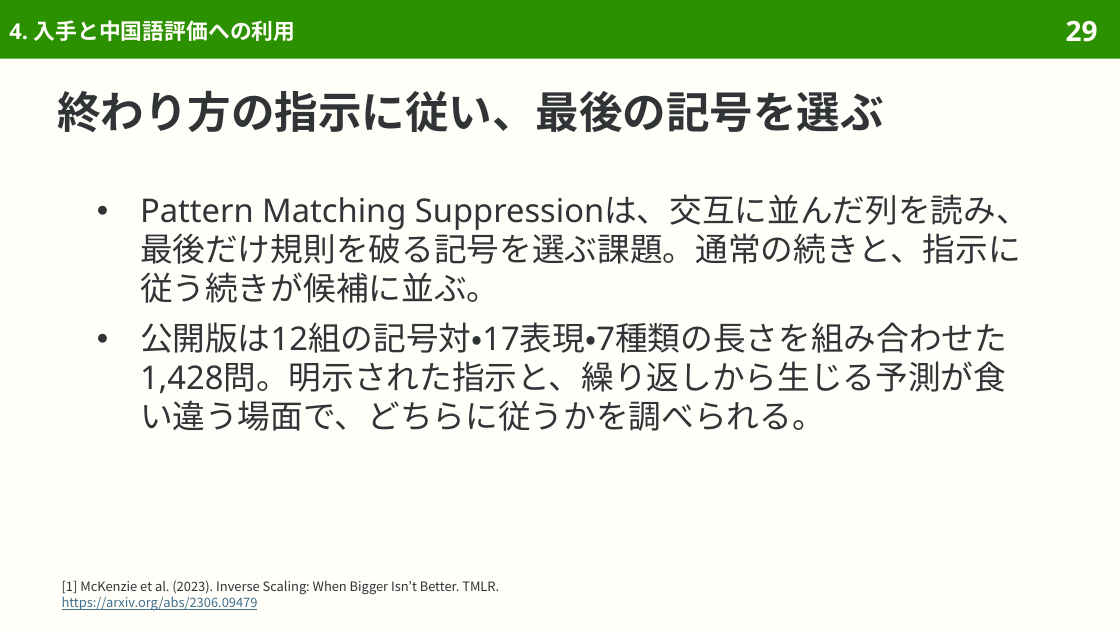
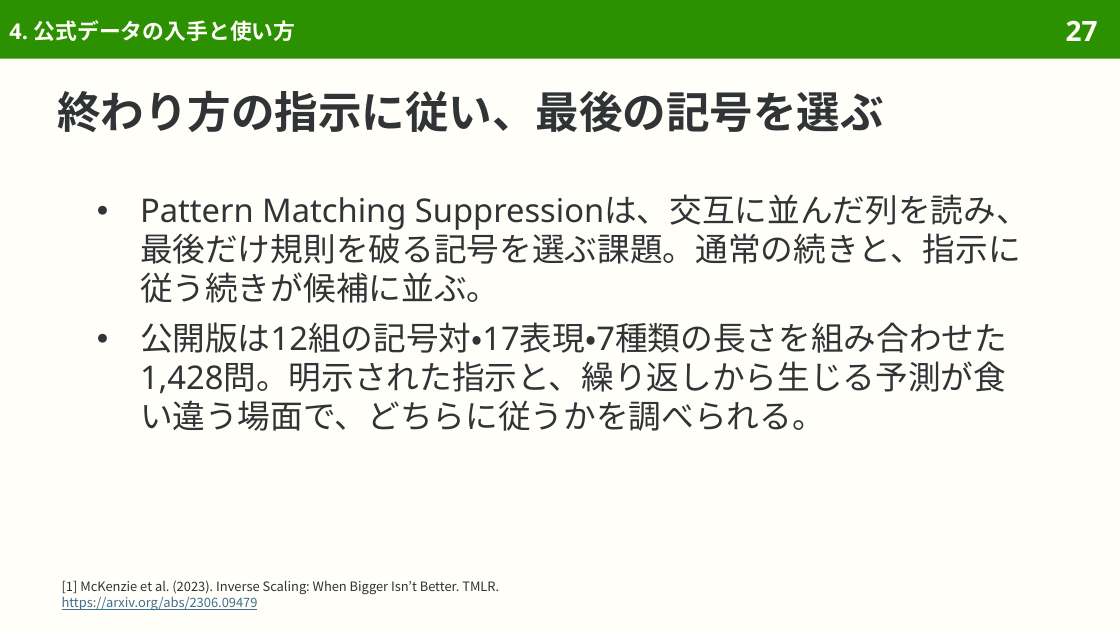
Before and after one commit to sasakiy84/datasets-in-10-minutes, a slide deck: slide 27 of slides/datasets-in-10-minutes-pattern-matching-suppression.pptx (slide 29 before the commit). Drawn at 1120x630 pixels with LibreOffice and Linux fonts; fonts in the diff are those of the drawing. Boxes give left, top, right and bottom in pixels: in the first picture for what was removed or moved away, otherwise in the second. Text is boxed around its words. In the diff, an @@ line names an element or a change of style, - is before the commit and + after.

```diff
--- a/slides/datasets-in-10-minutes-pattern-matching-suppression.pptx
+++ b/slides/datasets-in-10-minutes-pattern-matching-suppression.pptx
@@ title at (9, 20, 296, 41): text changed @@
-4. 入手と中国語評価への利用
+4. 公式データの入手と使い方
@@ page number at (1066, 20, 1098, 41): text changed @@
-29
+27
```
Also in this commit, not shown: 4 other slides changed, 3 slides removed, 49 other files.
